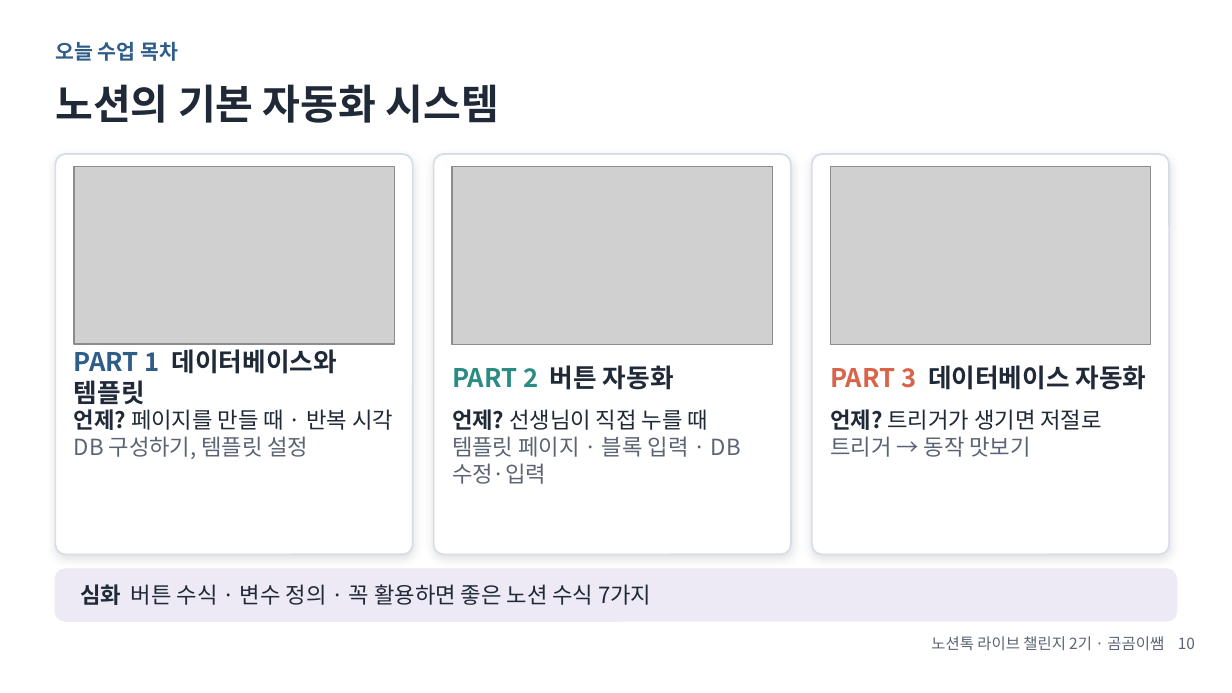
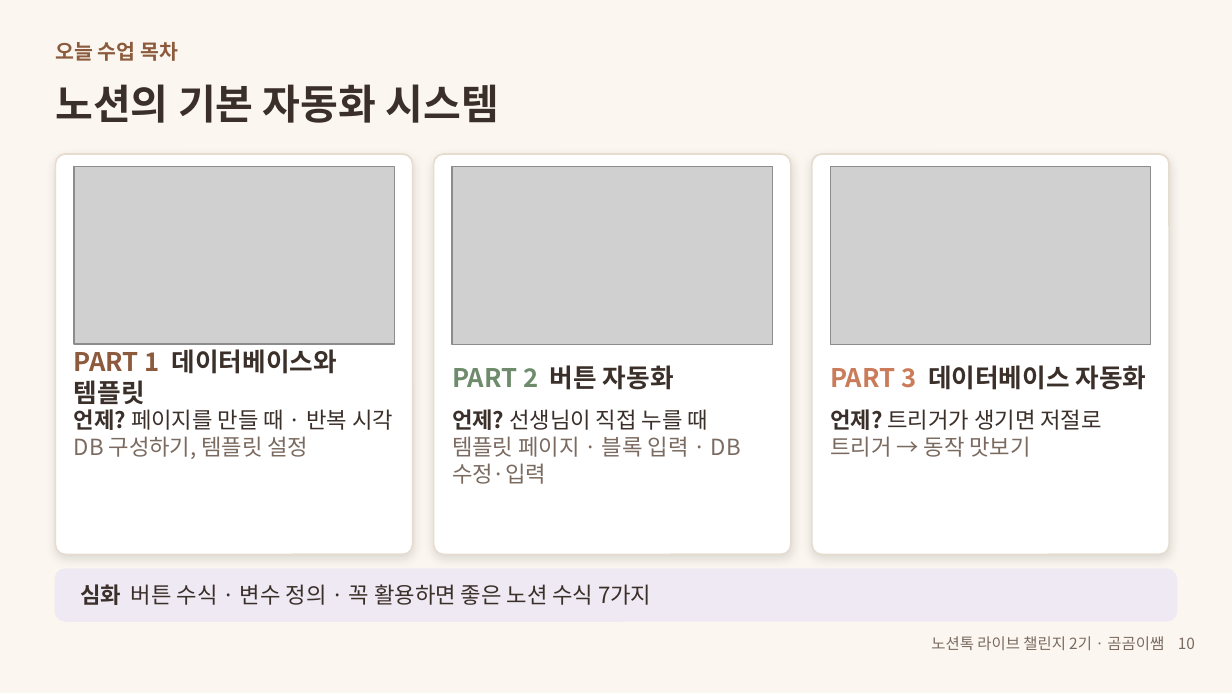
Before and after one commit to gomgomeet/skills, a slide deck: slide 10 of webinars/notiontalk-live-challenge-1/notiontalk-live-challenge-webinar.pptx. Drawn at 1232x693 pixels with LibreOffice and Linux fonts; fonts in the diff are those of the drawing; grey boxes stand for pictures. Boxes give left, top, right and bottom in pixels: in the first picture for what was removed or moved away, otherwise in the second. Text is boxed around its words. In the diff, an @@ line names an element or a change of style, - is before the commit and + after.

```diff
--- a/webinars/notiontalk-live-challenge-1/notiontalk-live-challenge-webinar.pptx
+++ b/webinars/notiontalk-live-challenge-1/notiontalk-live-challenge-webinar.pptx
@@ background #FFFFFF to #FBF7F0 @@
@@ text "오늘 수업 목차" at [55, 42, 178, 61]: text colour #2F5D8A to #8C5A3C @@
@@ text "노션의 기본 자동화 시스템" at [55, 84, 499, 123]: text colour #1F2937 to #3B2F2A @@
@@ outline #D5DDE8 1 pt to #E6DCCF 1 pt in 3 elements at [55, 154, 413, 554], [434, 154, 791, 554], [812, 154, 1169, 554] @@
@@ text "PART 1 데이터베이스와 템플릿" at [74, 349, 337, 404]: text colour #2F5D8A to #8C5A3C in "PART 1"; text colour #1F2937 to #3B2F2A in "데이터베이스와 템플릿" @@
@@ text "PART 2 버튼 자동화" at [452, 365, 674, 390]: text colour #2A8C82 to #6E8B6B in "PART 2"; text colour #1F2937 to #3B2F2A in "버튼 자동화" @@
@@ text "PART 3 데이터베이스 자동화" at [830, 365, 1147, 390]: text colour #D9644A to #C97B5A in "PART 3"; text colour #1F2937 to #3B2F2A in "데이터베이스 자동화" @@
@@ text "언제? 페이지를 만들 때 · ..." at [74, 409, 393, 459]: text colour #1F2937 to #3B2F2A in "언제? 페이지를 만들 때 · 반복 시각"; text colour #5B6474 to #7A6A60 in "DB 구성하기, 템플릿 설정" @@
@@ text "언제? 선생님이 직접 누를 때" at [452, 409, 741, 484]: text colour #1F2937 to #3B2F2A in "언제? 선생님이 직접 누를 때"; text colour #5B6474 to #7A6A60 in "템플릿 페이지 · 블록 입력 · DB ..." @@
@@ text "언제? 트리거가 생기면 저절로" at [830, 409, 1101, 457]: text colour #1F2937 to #3B2F2A in "언제? 트리거가 생기면 저절로"; text colour #5B6474 to #7A6A60 in "트리거 → 동작 맛보기" @@
@@ rounded rectangle at [55, 569, 1177, 621]: fill #EEEAF5 to #EEE9F3; outline #EEEAF5 1 pt to #EEE9F3 1 pt @@
@@ text "심화 버튼 수식 · 변수 ..." at [80, 584, 651, 605]: text colour #1F2937 to #3B2F2A @@
@@ text "노션톡 라이브 챌린지 2기 · ..." at [931, 636, 1195, 650]: text colour #5B6474 to #7A6A60 @@
```
Also in this commit, not shown: 46 other slides changed, 2 other files.
